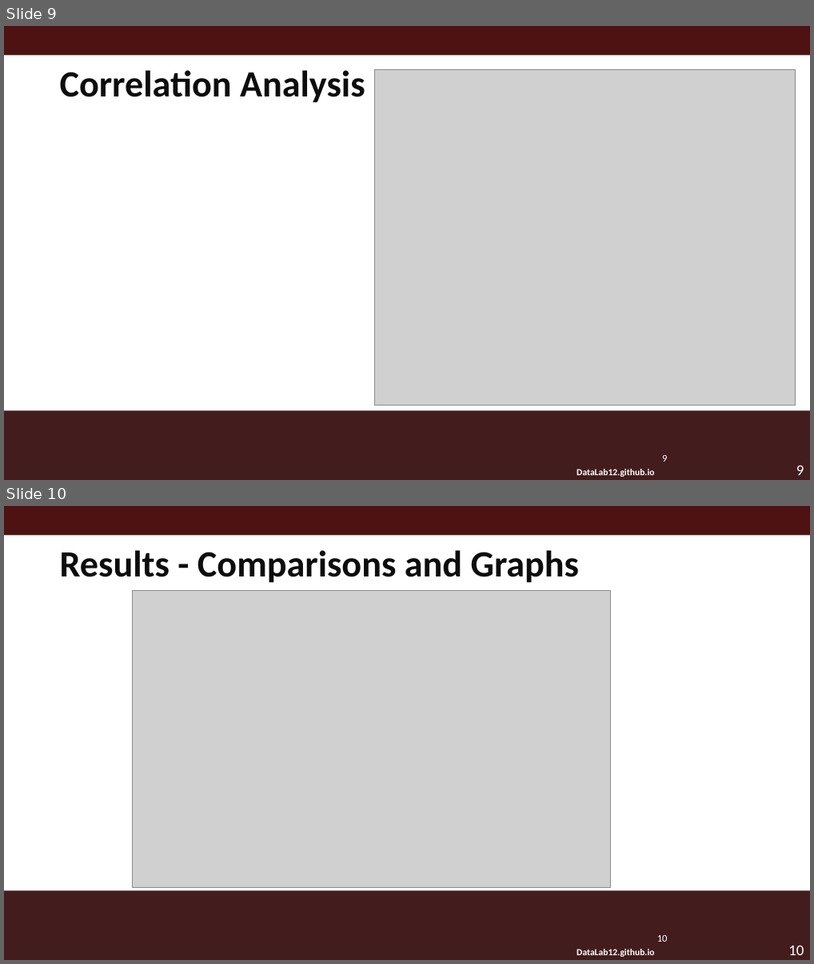
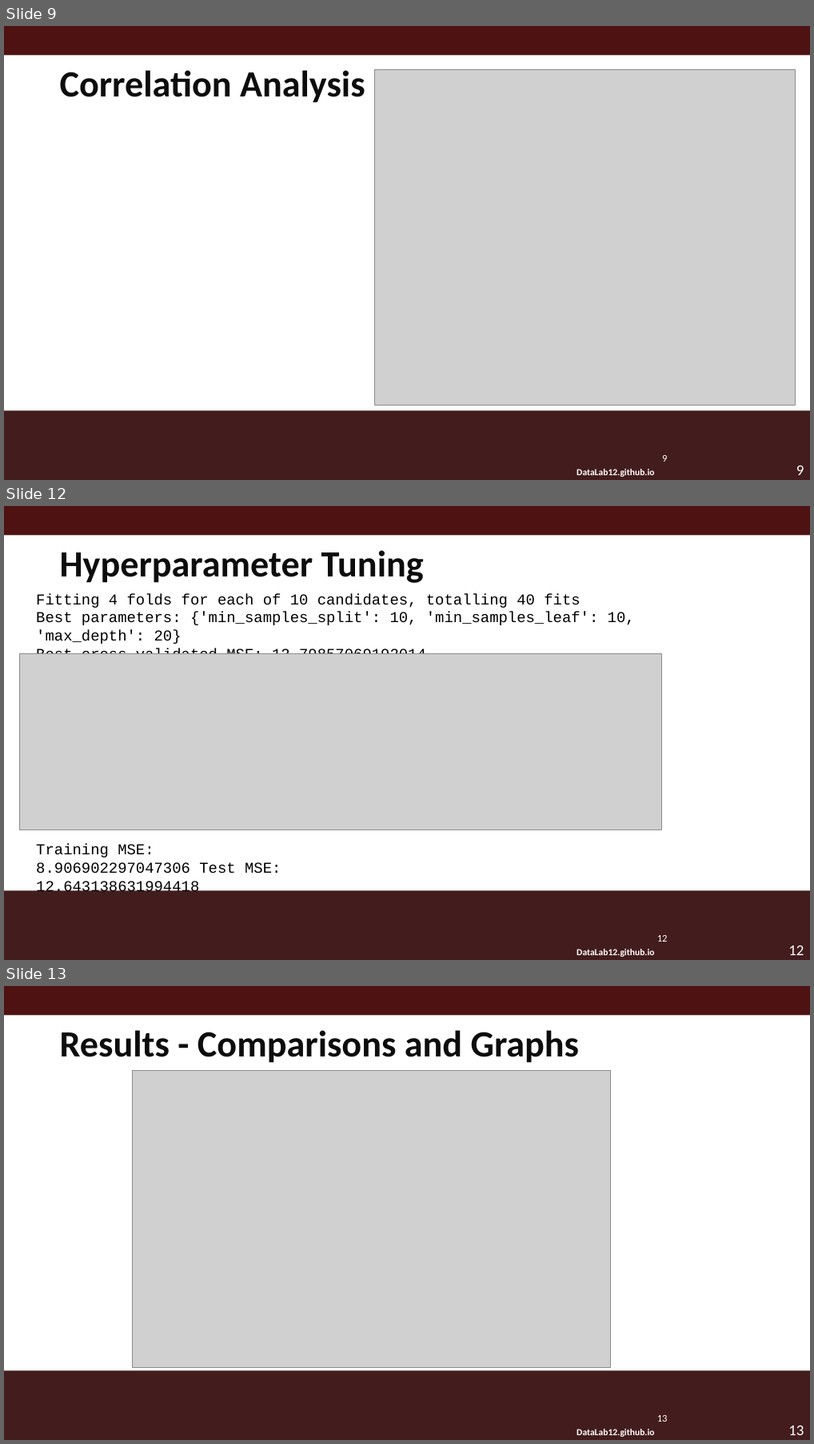
Before and after one commit to zoe-becker/ML-Traffic-Analysis, a slide deck: DataLabMacro.pptm. Shown one above the other, each under a label of ours: slides 9 and 10 before the commit, slides 9, 12 and 13 after it; the slides between them are not shown. The pictures are 814x964 and 814x1444 pixels, drawn with LibreOffice and Linux fonts; fonts in the diff are those of the drawing; grey boxes stand for pictures; background and template pictures are left out. Boxes give left, top, right and bottom in pixels: in the first picture for what was removed or moved away, otherwise in the second. Text is boxed around its words. In the diff, an @@ line names an element or a change of style, - is before the commit and + after.

Commit message:
added more slides

```diff
--- a/DataLabMacro.pptm
+++ b/DataLabMacro.pptm
@@ slide 12 added at <box>4,506,810,960</box>, background #FFFFFF; not listed: 5 template elements that a slide beside it also shows @@
@@ title added at <box>60,550,424,583</box>, 44 pt, text #0D0D0D, bold @@
+Hyperparameter Tuning
@@ text added at <box>36,593,635,654</box>, 18 pt, text #000000 @@
+Fitting 4 folds for each of 10 candidates, totalling 40 fits
+Best parameters: {'min_samples_split': 10, 'min_samples_leaf': 10, 'max_depth': 20}
+Best cross-validated MSE: 12.79857069192014
@@ picture added at <box>20,654,662,830</box> @@
@@ text added at <box>36,844,281,895</box>, 18 pt, text #000000 @@
+Training MSE: 8.906902297047306 Test MSE: 12.643138631994418
@@ what was slide 10 is now slide 13 @@
@@ page number at <box>658,1415,668,1421</box>: text changed @@
-10
+13
@@ page number at <box>789,1424,804,1435</box>: text changed @@
-10
+13
```
Also in this commit, not shown: 2 other slides added.
